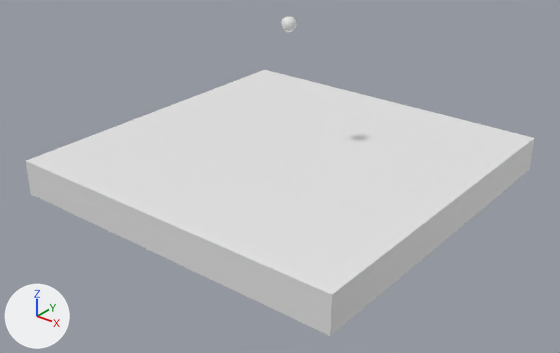
What one commit did to the Blender file demo/galileo/assets/world.blend.
Before and after are seen from a 50 mm camera at (60.5, -77.5, 45.9) aimed at (1.8, -4.1, 0.4). Arrows for +X, +Y and +Z are at lower left; the lights stay in place.
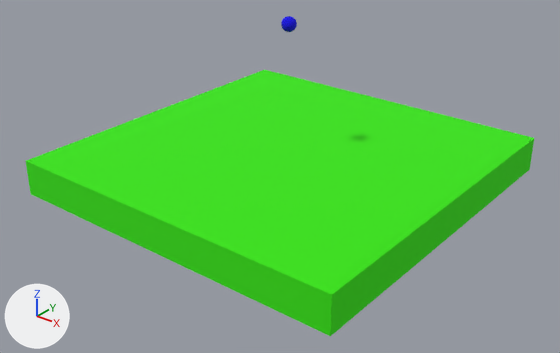
Edits to the bpy script that builds the scene:
```text
Add mat_material_001:
    mat_material_001 = principled_material('Material.001')
    mat_material_001.base_color = (0.00341, 0.0, 0.806)  # blue #0b00e8
    mat_material_001.roughness = 1.0
Add mat_material_002:
    mat_material_002 = principled_material('Material.002')
    mat_material_002.base_color = (0.0367, 0.801, 0.0)  # green #36e700
    mat_material_002.roughness = 1.0
Change me_cube_001:
    where me_cube_001.from_pydata(...)  # 8 vertices, 6 faces; spans x -25.0..25.0, y -25.0..25.0, z -2.5..2.5
    add me_cube_001.materials.append(mat_material_002)  # green #36e700
Change me_icosphere:
    where me_icosphere.from_pydata(...)  # 642 vertices, 1280 faces; spans x -1.0..1.0, y -1.0..1.0, z -1.0..1.0
    add me_icosphere.materials.append(mat_material_001)  # blue #0b00e8
```

Pixel boxes [x1, y1, x2, y2] of what changed, in the pictures (560 x 353 px):
'Cube', recoloured (white to green): [26, 70, 534, 336] in both
'Icosphere', recoloured (white to blue): [281, 16, 297, 32] in both
